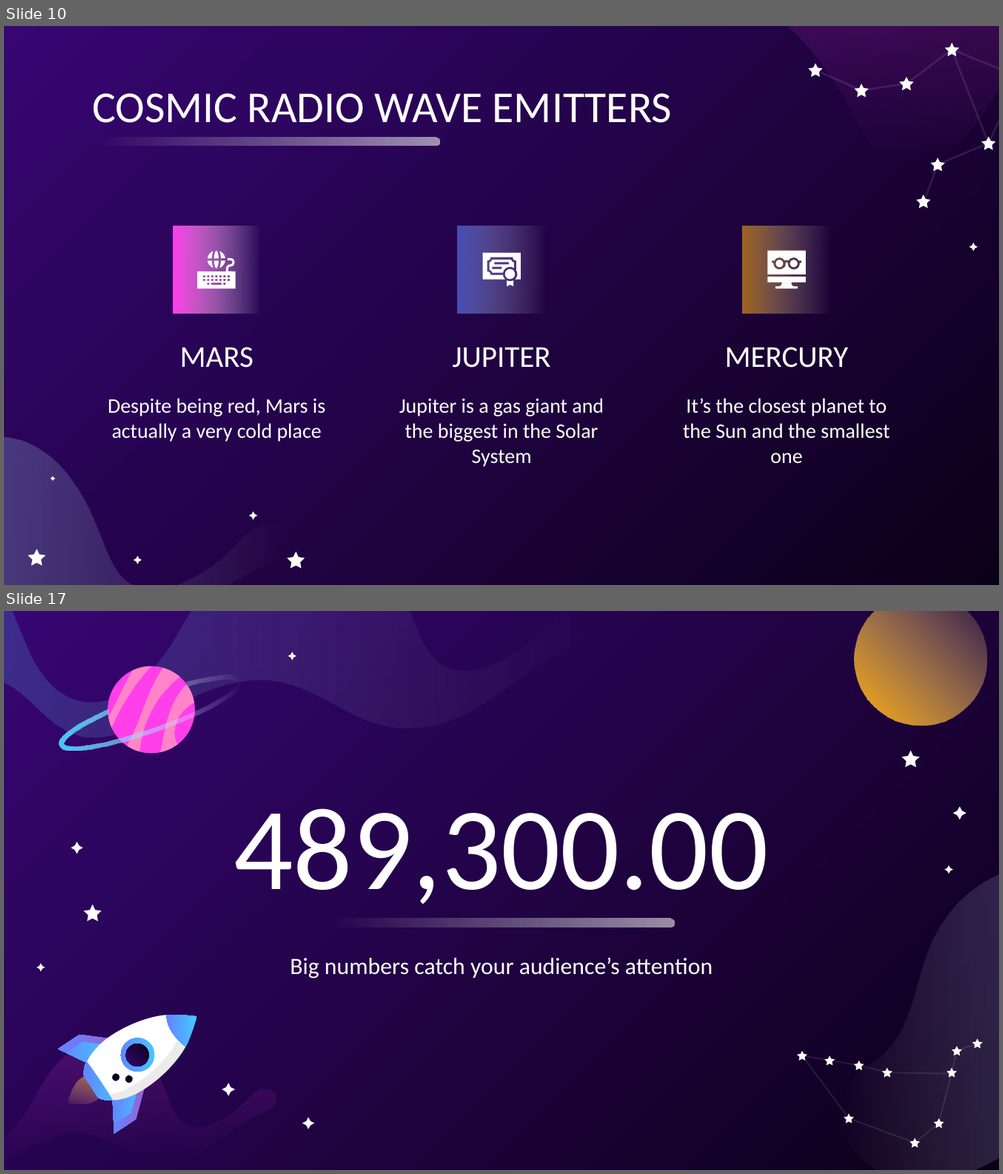
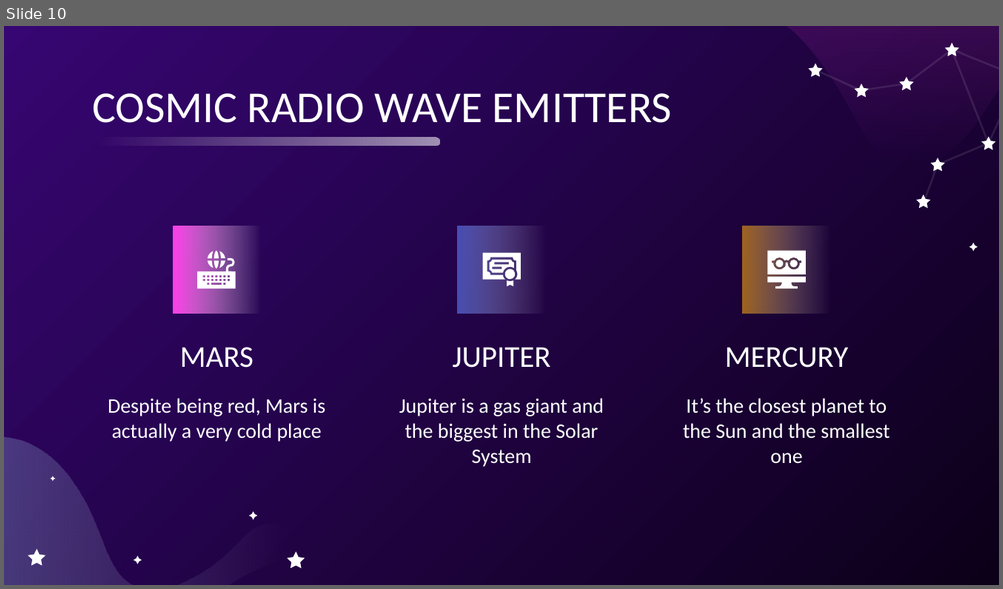
Before and after one commit to usedgenes/Rocketry-Curriculum, a slide deck: Beginner/Day 2/History of Rocketry.pptx. Shown one above the other, each under a label of ours: slides 10 and 17 before the commit, slide 10 after it; the slides between them are not shown. The pictures are 1003x1174 and 1003x589 pixels, drawn with LibreOffice and Linux fonts; fonts in the diff are those of the drawing. Boxes give left, top, right and bottom in pixels: in the first picture for what was removed or moved away, otherwise in the second. Text is boxed around its words. In the diff, an @@ line names an element or a change of style, - is before the commit and + after.

```diff
--- a/Beginner/Day 2/History of Rocketry.pptx
+++ b/Beginner/Day 2/History of Rocketry.pptx
@@ slide 17 removed at <box>4,611,999,1170</box>, background gradient #0C0019 to #370672 @@
@@ freeform shape removed at <box>4,611,600,738</box> @@
@@ ellipse removed at <box>854,611,986,724</box> @@
@@ group removed at <box>58,666,243,753</box>: 5 freeform shapes @@
@@ title removed at <box>234,809,768,904</box> @@
-489,300.00
@@ freeform shape removed at <box>831,869,999,1170</box> @@
@@ group removed at <box>37,652,966,1129</box>: 9 freeform shapes @@
@@ rounded rectangle removed at <box>328,920,674,928</box> @@
@@ subtitle removed at <box>290,957,712,979</box> @@
-Big numbers catch your audience’s attention
@@ freeform shape removed at <box>4,1039,278,1166</box> @@
@@ group removed at <box>58,1015,199,1134</box>: 13 freeform shapes @@
@@ group removed at <box>797,1039,982,1148</box>: 11 freeform shapes @@
```
Also in this commit, not shown: 1 slide added, 27 other slides removed, 4 other files.
